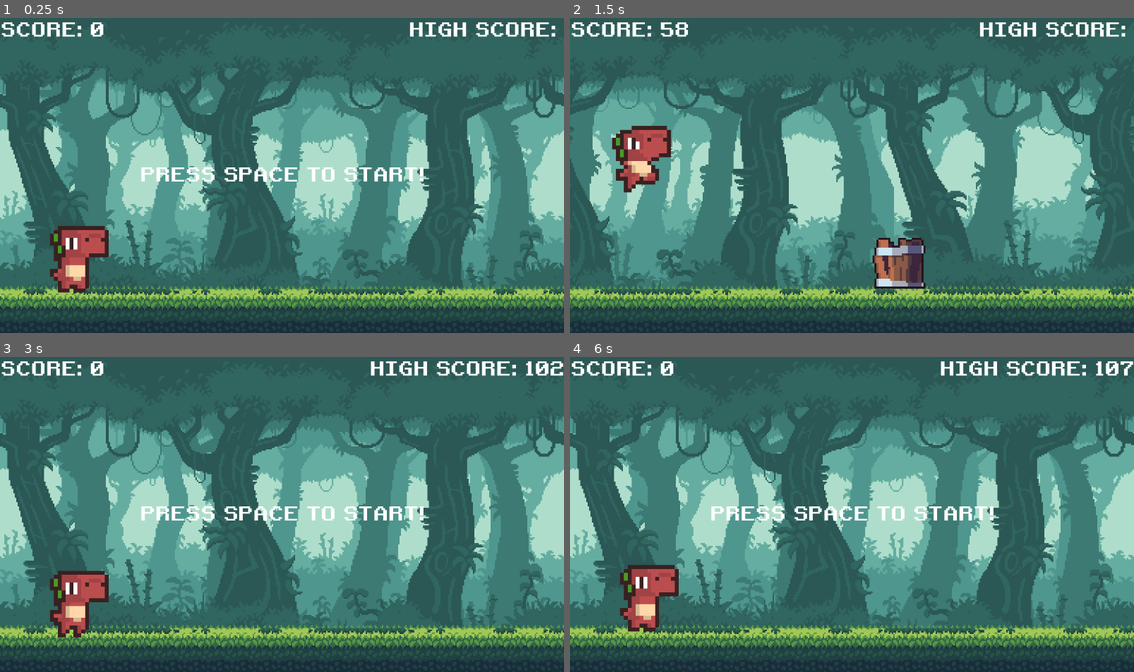
Above: before the commit, frames 1-4 (two rows, left to right).
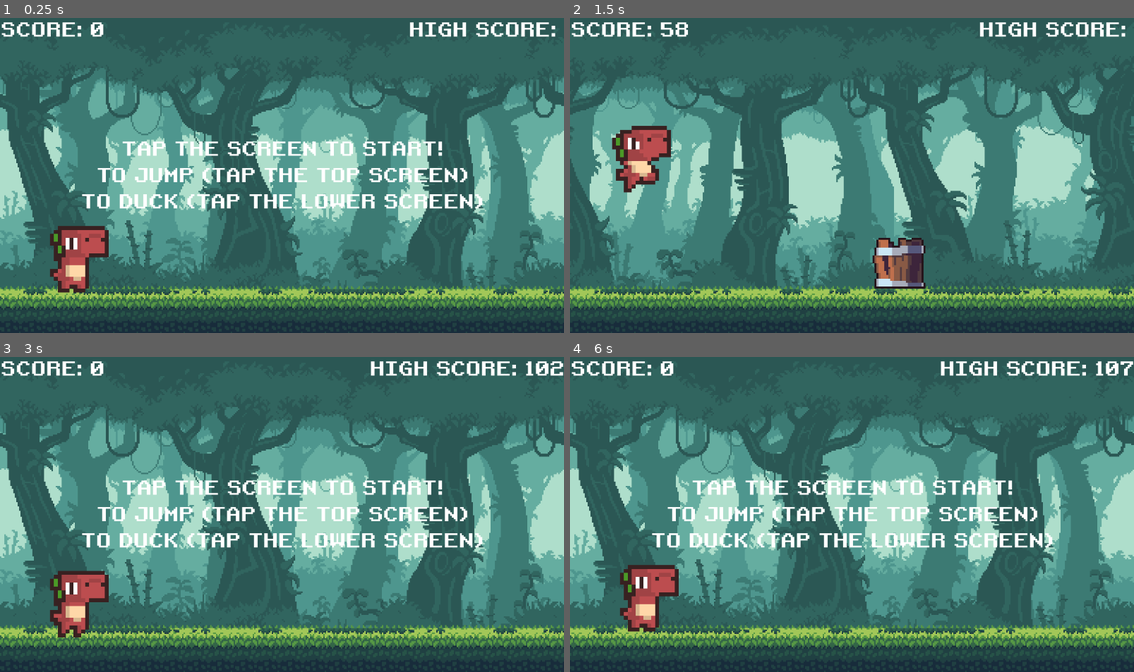
Above: after the commit, the same moments.

Repository: teachermanjeff/redplatformer2025
Game: Godot game, scene res://scenes/main.tscn
Two runs of this game, one before a commit and one after it. Both use one fixed random seed, a clock stepped at 60 frames per second and the inputs below.
Inputs:
- Up to frame 1 (0.25 s): no input
- Up to frame 2 (1.5 s): tap Space (jump) at 0.5, 0.77, 0.8, 1.07, 1.35 s; hold Enter (ui_accept) 0.53-1.28 s
- Up to frame 3 (3 s): tap Space (jump) at 1.52, 1.82, 2.3 s; tap Enter (ui_accept) at 1.55 s; hold Down (duck) 2.03-2.75 s; click "RESTART" at 2.75 s
- Up to frame 4 (6 s): tap Space (jump) at 3.5, 3.77, 4.07, 4.52, 4.55, 4.82, 5.1, 5.27, 5.57 s; tap Enter (ui_accept) at 3.6, 5.3 s; hold Enter (ui_accept) 4.28-5.03 s; click "RESTART" at 5.75 s

The runs differ from the first frame. In frame 1, 4.3% of the frame differs, in the area x 14-86%, y 39-61%; in frame 2, nothing differs; in frame 3, 4.3%; in frame 4, 4.3%.

Commit message:
Update main.tscn

Diff:
--- a/scenes/main.tscn
+++ b/scenes/main.tscn
@@ -8,6 +8,9 @@
 [ext_resource type="PackedScene" uid="uid://lotwuige1aee" path="res://scenes/game_over.tscn" id="6_6n2u1"]
 
 [sub_resource type="RectangleShape2D" id="RectangleShape2D_tefeu"]
+size = Vector2(9e+08, 900)
+
+[sub_resource type="RectangleShape2D" id="RectangleShape2D_o6xl0"]
 size = Vector2(9e+08, 900)
 
 [node name="Main" type="Node"]
@@ -27,7 +30,11 @@
 [node name="HUD" parent="." instance=ExtResource("5_cgpie")]
 
 [node name="StartLabel" parent="HUD" index="1"]
-text = "PRESS SPACE TO START!"
+offset_left = -1125.0
+offset_right = 1125.0
+text = "TAP THE SCREEN TO START!
+ TO JUMP (TAP THE TOP SCREEN)
+TO DUCK (TAP THE LOWER SCREEN)"
 
 [node name="GameOver" parent="." instance=ExtResource("6_6n2u1")]
 process_mode = 2
@@ -42,4 +49,9 @@
 shape = SubResource("RectangleShape2D_tefeu")
 action = "duck"
 
+[node name="startgame" type="TouchScreenButton" parent="jump botton2"]
+position = Vector2(46832, -400)
+shape = SubResource("RectangleShape2D_o6xl0")
+action = "ui_accept"
+
 [editable path="HUD"]
Not shown: 1 places in scenes/main.tscn that only renumber resources
